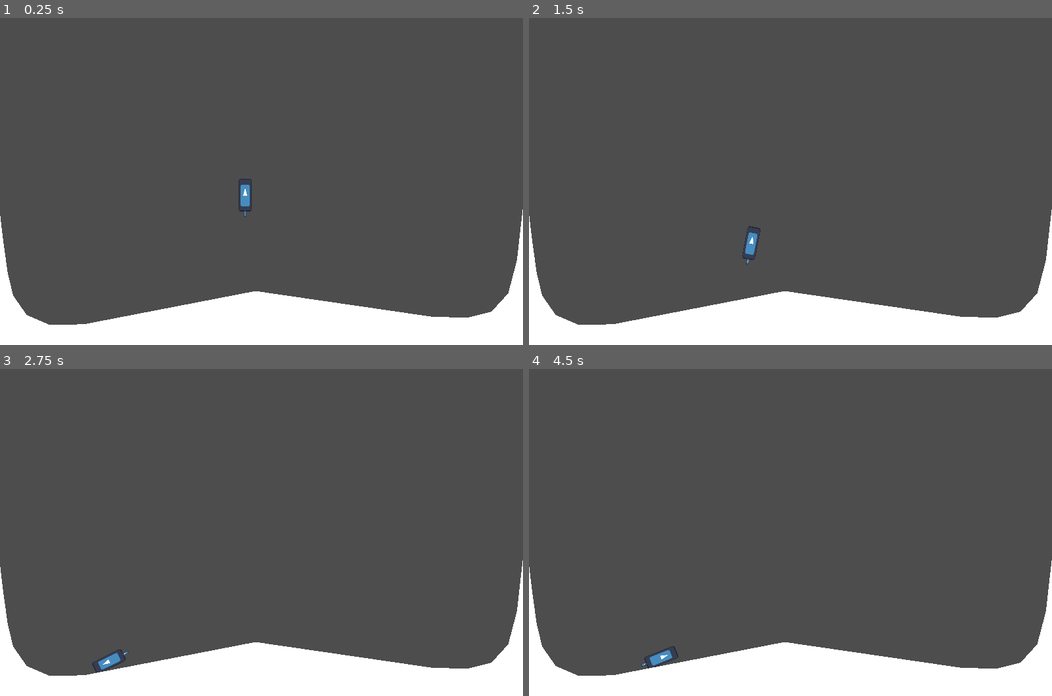
Above: before the commit, frames 1-4 (two rows, left to right).
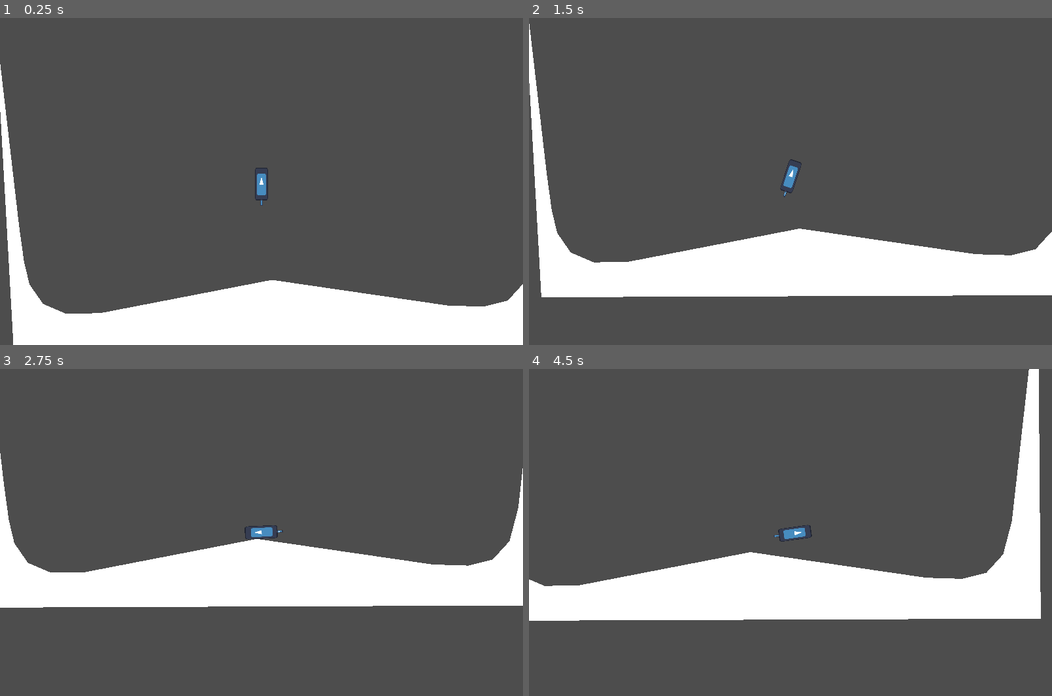
Above: after the commit, the same moments.

Repository: jarsnow/pogo_godot
Game: Godot game, scene res://scenes/main.tscn
Same seed, same stepped clock (60 frames per second), same inputs: the game is played once before the commit and once after it. The engine's default icon, where the game draws it, is replaced by a stand-in: a white triangle on a blue panel in a dark square.
Inputs:
- Up to frame 1 (0.25 s): no input
- Up to frame 2 (1.5 s): hold Space (jump) 0.53-1.28 s; tap D (turn_clockwise) at 1.35 s
- Up to frame 3 (2.75 s): tap Space (jump) at 1.52, 1.55, 1.82, 2.3 s; hold A (turn_counterclockwise) from 2.03 s (still down)
- Up to frame 4 (4.5 s): release A (turn_counterclockwise) at 2.78 s; tap Space (jump) at 2.85, 3.02, 3.32, 3.77, 3.8, 4.07 s; hold D (turn_clockwise) 3.53-4.28 s; tap R (reset) at 4.15 s; tap A (turn_counterclockwise) at 4.35 s

The runs differ from the first frame. In frame 1, 5.7% of the frame differs, in the area x 0-100%, y 14-100%; in frame 2, 27%; in frame 3, 28%; in frame 4, 29%, in the area x 0-100%, y 0-100%.

Commit message:
overwriting with correct files

Diff:
--- a/scenes/main.tscn
+++ b/scenes/main.tscn
@@ -12,6 +12,12 @@
 
 [node name="Player" parent="." instance=ExtResource("1_l87f0")]
 position = Vector2(450, 305)
+angular_damp_mode = 0
+angular_damp = 5.0
+
+[node name="Camera2D" type="Camera2D" parent="Player"]
+position_smoothing_enabled = true
+position_smoothing_speed = 20.0
 
 [node name="CollisionMap" parent="." instance=ExtResource("2_rkduw")]
 
@@ -19,7 +25,7 @@
 position = Vector2(450, 324)
 node_a = NodePath("../Player")
 node_b = NodePath("../FootAnchor")
-disable_collision = false
+softness = 1.0
 
 [node name="FootAnchor" type="StaticBody2D" parent="."]
 position = Vector2(450, 324)
--- a/scenes/player.tscn
+++ b/scenes/player.tscn
@@ -12,8 +12,13 @@
 
 [node name="Player" type="RigidBody2D"]
 gravity_scale = 0.7
+can_sleep = false
+linear_damp_mode = 1
+angular_damp_mode = 1
+angular_damp = -1.0
 script = ExtResource("1_5u2mb")
 jump_power = 400
+rotation_power = 25000
 
 [node name="BodyHitbox" type="CollisionShape2D" parent="."]
 scale = Vector2(2, 2)
@@ -37,4 +42,12 @@
 [node name="FootPoint" type="Node2D" parent="."]
 position = Vector2(0, 38)
 
+[node name="AutoJumpTimer" type="Timer" parent="."]
+wait_time = 0.1
+one_shot = true
+
+[node name="PlayerJumpTimer" type="Timer" parent="."]
+wait_time = 0.25
+one_shot = true
+
 [connection signal="body_shape_entered" from="." to="." method="_on_body_shape_entered"]
--- a/scripts/player.gd
+++ b/scripts/player.gd
@@ -4,7 +4,16 @@
 signal unground_player
 
 var grounded: bool = false
+
+var rotation_before_jump: float = 0
+
+var y_velocity_before_ground: float = 0
+
+# the force at which a full power jump propels the player
 @export var jump_power: int = 500
+
+# the float that is multiplied to the bonus jump boost difference
+@export var jump_boost_dampening: float = 0.9
 @export var rotation_power: int = 40000
 
 # Called when the node enters the scene tree for the first time.
@@ -20,6 +29,12 @@
 	# set center of mass mode to custom, so that it will be the origin point (center of player body) by default
 	center_of_mass_mode = RigidBody2D.CENTER_OF_MASS_MODE_CUSTOM
 
+	# set timer nodes to adhere to physics time, instead of process time
+	$AutoJumpTimer.set_timer_process_callback(Timer.TIMER_PROCESS_PHYSICS)
+	$PlayerJumpTimer.set_timer_process_callback(Timer.TIMER_PROCESS_PHYSICS)
+
+	# set angular dampening here because it doesn't work in the inspector
+	set_angular_damp(10)
 
 # Called every frame. 'delta' is the elapsed time since the previous frame.
 func _process(delta):
@@ -27,6 +42,8 @@
 	# test reset
 	if Input.is_action_just_pressed("reset"):
 		handle_grounded_change(true)
+
+	#print($AutoJumpTimer.time_left)
 
 func handle_input(delta):
 	# check for body collision if grounded OR
@@ -42,38 +59,72 @@
 	turn_dir *= rotation_power
 	apply_torque(turn_dir)
 
+
 	if grounded:
+		# manual jump
+		if Input.is_action_just_released("jump"):
+			jump(jump_power)
+
+		# auto jump
+		elif ($AutoJumpTimer.is_stopped() and not Input.is_action_pressed("jump")):
+			#
+			jump(jump_power * 0.55)
 		# jump
-		var local_up = Vector2.UP.rotated(rotation)
-		if (Input.is_action_just_released("jump")):
-			# use impulse, as it is frame independent (should only be applied once)
-			handle_grounded_change(false)
-			apply_central_impulse(local_up * jump_power)
+
 	return
+
+
+# TODO: take into consideration the angle of the floor the player is on at the time of the jump
+# should push the player in that direction slightly
+func jump(force):
+	var local_up = Vector2.UP.rotated(rotation)
+	handle_grounded_change(false)
+
+	# use impulse, as it is frame independent (should only be applied once)
+	apply_central_impulse(local_up * force)
 
 func _physics_process(delta):
 	handle_input(delta)
 
+	if !grounded:
+		y_velocity_before_ground = linear_velocity.y
 
 
 func handle_grounded_change(new_grounded):
+
 	# there actually is no grounded change, do nothing
 	if grounded == new_grounded:
 		return
 
 	# emit signal to attach player to the ground
 	if new_grounded:
+		# ground
+		print(y_velocity_before_ground)
+		# reset timers
+		$AutoJumpTimer.start()
+		$PlayerJumpTimer.start()
+
 		# change center of mass
-		#set_center_of_mass($FootPoint.get_position())
+		set_center_of_mass($FootPoint.get_position())
 
 		# disable the hitbox for the pogo
 		#$PogoHitbox.set_deferred("disabled", true)
+		set_gravity_scale(0)
 
 		emit_signal("ground_player")
 	else:
-		# testing
+		# unground
+
+		# stop autojumptimer
+		$AutoJumpTimer.stop()
+		$PlayerJumpTimer.stop()
+
 		#$PogoHitbox.set_deferred("disabled", false)
-		#set_center_of_mass($BodyHitbox.get_position())
+		set_gravity_scale(0.7)
+
+		# change center of mass
+		set_center_of_mass($BodyHitbox.get_position())
+
 		emit_signal("unground_player")
 
 	# update player
Not shown, changed: .gitignore.txt
